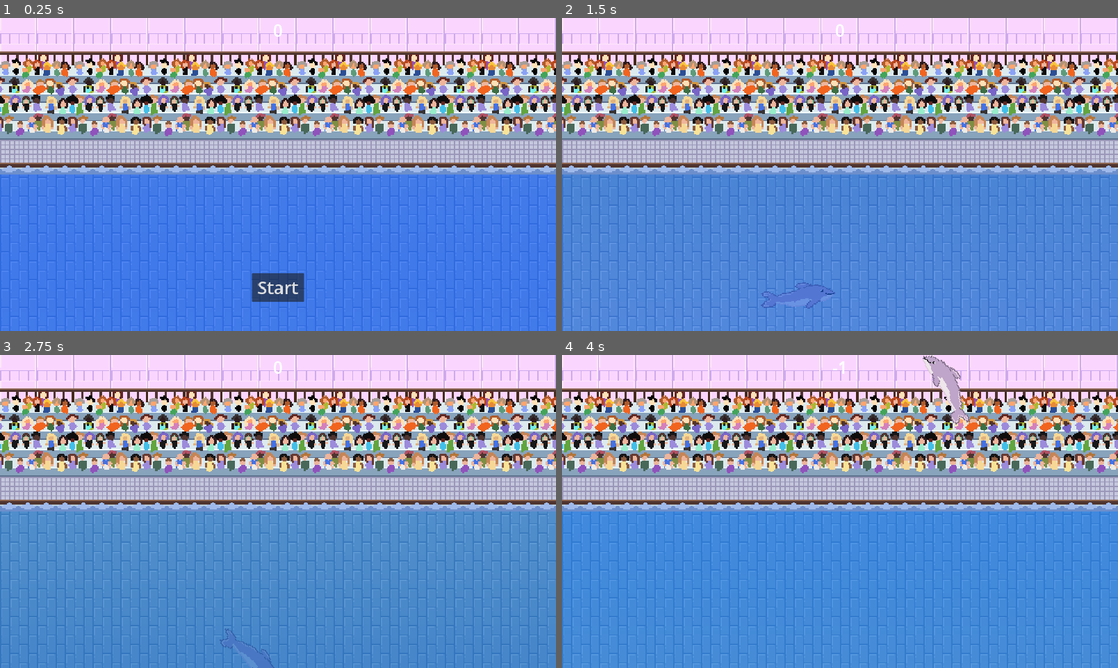
Above: before the commit, frames 1-4 (two rows, left to right).
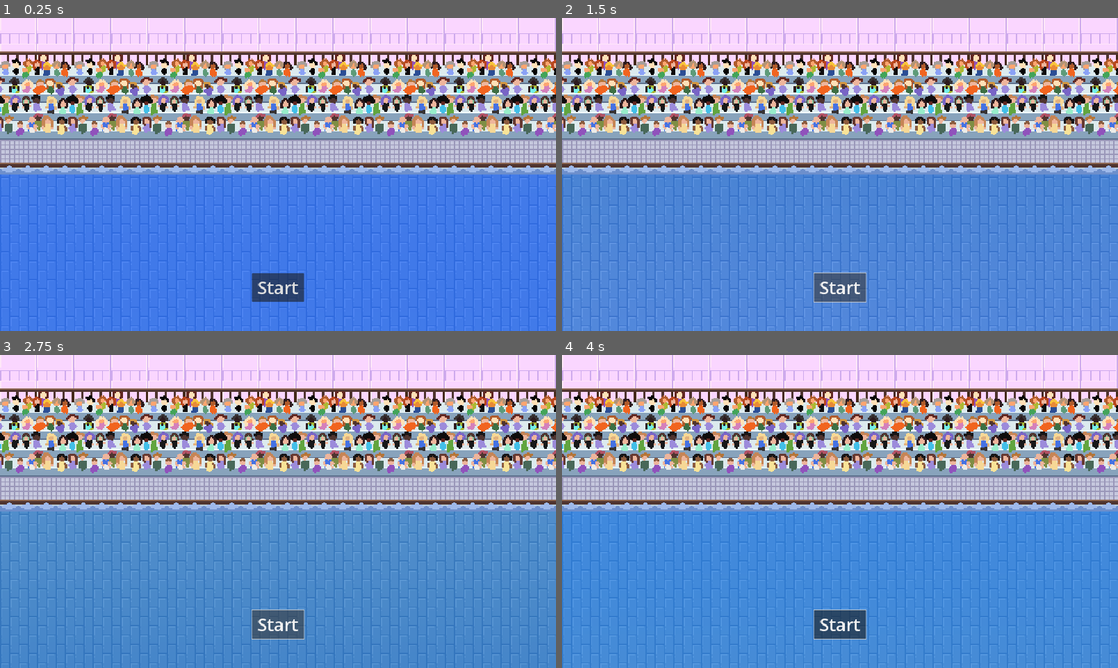
Above: after the commit, the same moments.

Repository: Kugelpanzer/GGJ-2024
Game: Godot game, scene res://Main.tscn
Two runs of this game, one before a commit and one after it. Both use one fixed random seed, a clock stepped at 60 frames per second and the inputs below.
Inputs (mouse positions are in pixels of both pictures, inside the frame that each line leads up to):
- Up to frame 1 (0.25 s): no input
- Up to frame 2 (1.5 s): click "Start" at 0.5 s; click (840, 287) at 1.25 s, where only the run after the commit has a clickable "Start"
- Up to frame 3 (2.75 s): click (278, 624) at 2 s, where only the run after the commit has a clickable "Start"
- Up to frame 4 (4 s): move the mouse to (962, 495) at 2.77 s; move the mouse to (728, 527) at 3.52 s

The runs differ from the first frame. In frame 1, less than 0.1% of the frame differs, in the area x 49-51%, y 2-6%; in frame 2, 1.1%; in frame 3, 1.1%; in frame 4, 1.6%, in the area x 45-74%, y 0-91%.
Error after the commit: Parse Error: Expected ":" after function declaration. (res://HUD.gd:20)

Commit message:
Win and lose messages

Diff:
--- a/HUD.gd
+++ b/HUD.gd
@@ -7,15 +7,22 @@
 	$MessageLabel.show()
 	$MessageTimer.start()
 
+func hide_message():
+	$MessageLabel.hide()
 
 func show_game_over():
 	show_message("Game Over")
 	await $MessageTimer.timeout
-	$MessageLabel.text = "Dodge the\nCreeps"
-	$MessageLabel.show()
+	hide_message()
 	await get_tree().create_timer(1).timeout
 	$StartButton.show()
 
+func show_game_won()
+	show_message("You Win!")
+	await $MessageTimer.timeout
+	hide_message()
+	await get_tree().create_timer(1).timeout
+	$StartButton.show()
 
 func update_score(score):
 	$ScoreLabel.text = str(score)
--- a/HUD.tscn
+++ b/HUD.tscn
@@ -12,6 +12,7 @@
 script = ExtResource("1")
 
 [node name="ScoreLabel" type="Label" parent="."]
+visible = false
 anchors_preset = 10
 anchor_right = 1.0
 offset_bottom = 78.0
@@ -31,8 +32,7 @@
 grow_horizontal = 2
 grow_vertical = 2
 theme_override_font_sizes/font_size = 60
-text = "Dodge the
-Creeps"
+text = "You win!"
 horizontal_alignment = 1
 
 [node name="StartButton" type="Button" parent="."]
--- a/Main.gd
+++ b/Main.gd
@@ -23,6 +23,7 @@
 func game_won():
 	$ScoreTimer.stop()
 	$MobTimer.stop()
+	$HUD.show_game_won()
 	$Music.stop()
 	#$WinSound.play()
 
